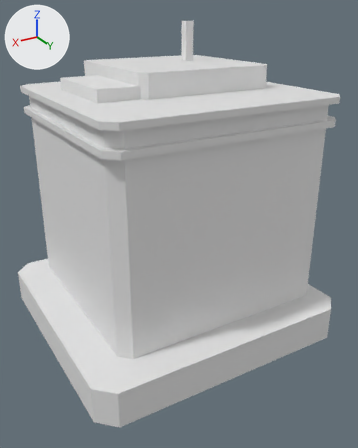
The OBJ model Assets/Resources/Meshes/zsr_city_0_0.obj: old version first, new version second.
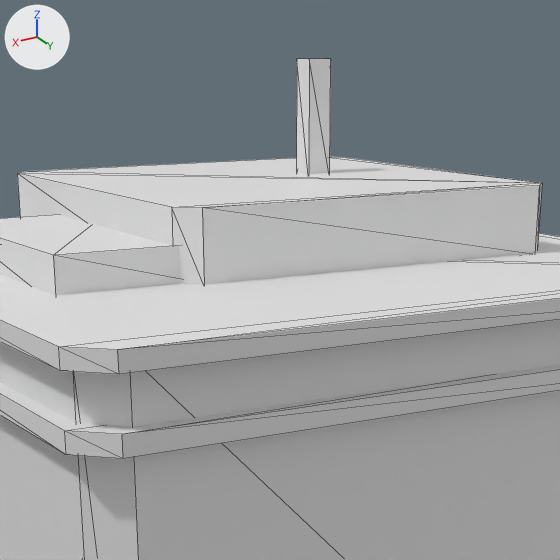
Each version appears first whole from a camera (50 mm lens) standing at (0.875, 1.555, 1.165) and looking at (-0.012, 0.077, 0.426), and next in a close-up on the part from 22% to 76% of the width and 0% to 44% of the height. Lighting does not change. The marker at upper left points along +X, +Y and +Z. The first two pictures are the older version. The close-ups show mesh edges as thin lines. Where no turn or scale is listed for an object, it has been applied to the vertices. Vertices at exactly the same position are counted once.

Names of what the first close-up shows: 'City_0_0'.
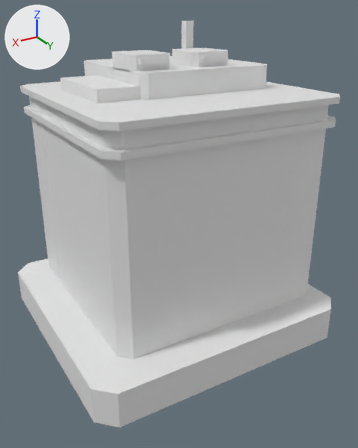
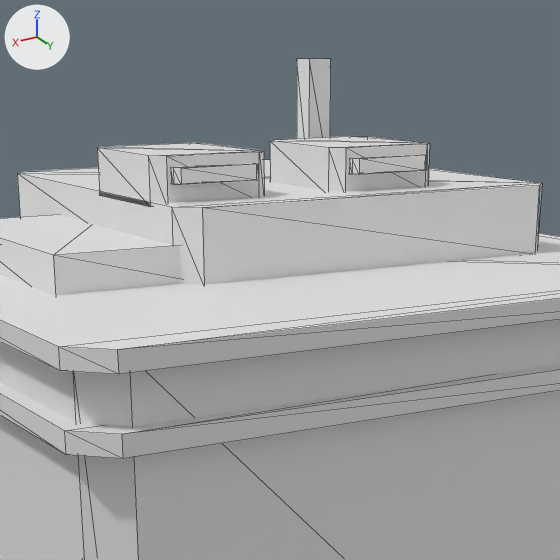
The edits, one by one:
me_city_0_0 is used by ob_city_0_0; location (0.0, 0.0, 0.0).
me_city_0_0 had 96 vertices, 164 faces and spanned x -0.5..0.5, y -0.48..0.48, z 0.0..1.13.
me_city_0_0 now has 176 vertices, 304 faces and spans x -0.5..0.5, y -0.48..0.48, z 0.0..1.13.
me_city_0_0 part 1: a new loose piece of 16 vertices spanning x -0.245..-0.095, y -0.125..0.045, z 0.98..1.035.
me_city_0_0 part 2: a new loose piece of 16 vertices spanning x -0.225..-0.115, y 0.04..0.058, z 1.005..1.023.
me_city_0_0 part 3: a new loose piece of 16 vertices spanning x -0.005..0.145, y -0.125..0.045, z 0.98..1.035.
me_city_0_0 part 4: a new loose piece of 16 vertices spanning x 0.015..0.125, y 0.04..0.058, z 1.005..1.023.
Other edits to the shape of me_city_0_0 do not show in these pictures.

Location of each change, (x1, y1, x2, y2) in pixels of the close-ups (560 x 560 px):
part 1 of me_city_0_0, added
    after: (270, 136, 430, 191)
part 2 of me_city_0_0, added
    after: (349, 155, 427, 175)
part 3 of me_city_0_0, added
    after: (97, 143, 264, 206)
part 4 of me_city_0_0, added
    after: (171, 163, 259, 185)
